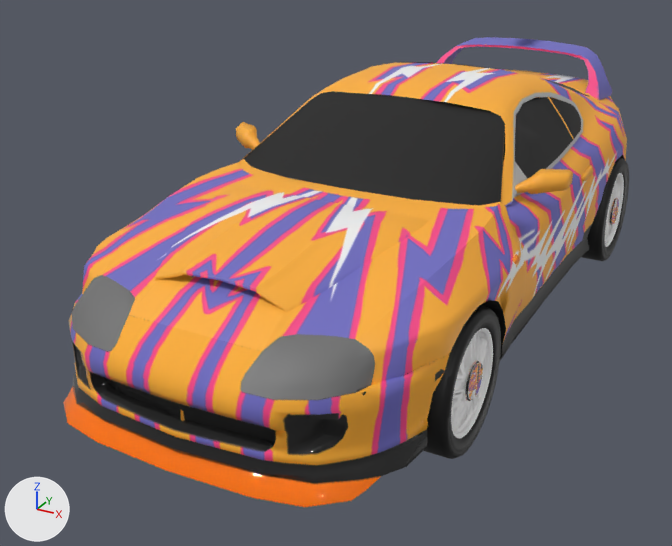
The FBX model Assets/Models/Cars/ToyotaSupra/sup_1_fixed.fbx: old version first, new version second.
Rendered twice from a camera (50 mm lens) standing at (2.21, -4.87, 2.51) and looking at (-0.25, -0.4, 0.28). The axes (+X, +Y, +Z) are drawn at lower left. The lights are the same throughout. Where no turn or scale is listed for an object, it has been applied to the vertices.

Objects in the first picture: 'Weel_hold.002', 'Weel_hold.010', 'WheelFutureLB', 'WheelFutureLF', 'WheelMagicLF', 'WheelSimple_LF', 'WheelStarRB', 'WheelV_LF', 'airtake', 'bumper_sup1:bumper.002', 'pasted__spoiler', 'pasted__sup1_base'.
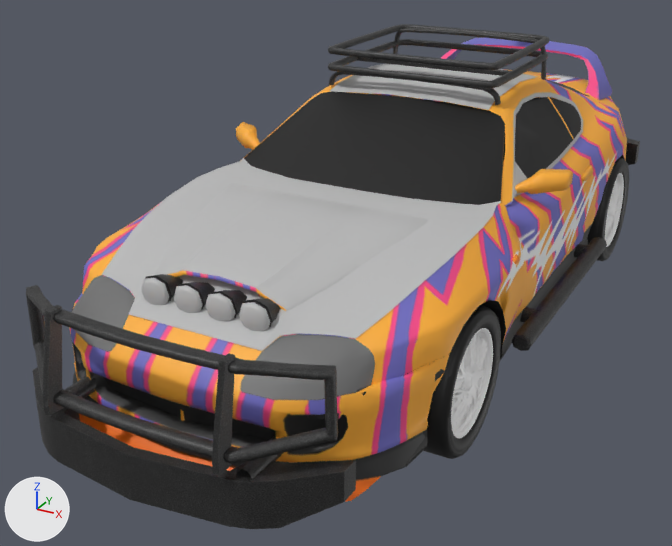
Where the change shows, as pixel boxes [x1, y1, x2, y2] in the pictures (672 x 546 px):
'airtake2', added
    after: [102, 64, 537, 351]
'bumper_sup1:bumper.002', recoloured
    both: [63, 301, 450, 507]
'bumper_lvl3', added (black)
    after: [26, 138, 640, 529]
'bumper_lvl4', added
    after: [141, 24, 607, 351]
    faces in mat_pasted__pasted__pasted__pasted__upgrade (picture img_upgrade1_upgrade_specularsmoothness_png): [145, 24, 607, 351]
    faces in mat_pasted__pasted__pasted__pasted__lambert3 (grey #bcbcbc): [141, 278, 270, 331]
'Weel_hold.002', deleted
    before: [465, 361, 483, 401]
'Weel_hold.010', deleted
    before: [610, 198, 619, 225]
'airtake', unchanged, covered by the edit
    before: [155, 184, 429, 312]
    after: [167, 270, 286, 311]

Patch to the scene script:
```diff
--- a/Assets/Models/Cars/ToyotaSupra/sup_1_fixed.fbx.py
+++ b/Assets/Models/Cars/ToyotaSupra/sup_1_fixed.fbx.py
@@ img_upgrade1_upgrade_specularsmoothness_png @@
+img_upgrade1_upgrade_specularsmoothness_png = load_image('upgrade1_upgrade_SpecularSmoothness.png', '../../Upgrade/upgrade1_upgrade_SpecularSmoothness.png', 1024, 1024, 'sRGB')
@@ mat_pasted__pasted__pasted__pasted__upgrade @@
+mat_pasted__pasted__pasted__pasted__upgrade = principled_material('pasted__pasted__pasted__pasted__upgrade')
+mat_pasted__pasted__pasted__pasted__upgrade.texture = img_upgrade1_upgrade_specularsmoothness_png
@@ mat_pasted__pasted__pasted__pasted__lambert3 @@
+mat_pasted__pasted__pasted__pasted__lambert3 = principled_material('pasted__pasted__pasted__pasted__lambert3')
+mat_pasted__pasted__pasted__pasted__lambert3.base_color = (0.5, 0.5, 0.5)  # grey #bcbcbc
@@ mat_carbon_toyota @@
+mat_carbon_toyota = principled_material('carbon_toyota')
+mat_carbon_toyota.base_color = (0.5, 0.5, 0.5)  # grey #bcbcbc
@@ me_mesh_043 @@
 me_mesh_043.from_pydata(...)  # 334 vertices, 274 faces; spans x -0.95..0.95, y -0.37..0.37, z -0.28..0.28
-me_mesh_043.materials.append(mat_bumper_sup1_bumper_002sg1)  # picture img_lighting_supra_albedotransparency_png_001
+me_mesh_043.materials.append(mat_toyota_base_002)  # picture img_lighting_supra_albedotransparency_png
@@ me_mesh_038_1 @@
+me_mesh_038_1.from_pydata(...)  # 1236 vertices, 1154 faces; spans x -1.06..1.06, y -1.5..1.57, z -0.7..0.59
+# faces by material slot: [1106, 48]
+me_mesh_038_1.materials.append(mat_pasted__pasted__pasted__pasted__upgrade)  # picture img_upgrade1_upgrade_specularsmoothness_png
+me_mesh_038_1.materials.append(mat_pasted__pasted__pasted__pasted__lambert3)  # grey #bcbcbc
@@ me_mesh_001_1 @@
+me_mesh_001_1.from_pydata(...)  # 240 vertices, 199 faces; spans x -0.82..0.82, y -1.49..1.49, z -0.32..0.32
+me_mesh_001_1.materials.append(mat_carbon_toyota)  # grey #bcbcbc
@@ me_mesh_039_1 @@
+me_mesh_039_1.from_pydata(...)  # 556 vertices, 516 faces; spans x -0.9..0.9, y -2.51..2.57, z -0.24..0.46
+me_mesh_039_1.materials.append(mat_pasted__pasted__pasted__pasted__upgrade)  # picture img_upgrade1_upgrade_specularsmoothness_png
@@ ob_weel_hold_010 @@
-ob_weel_hold_010 = bpy.data.objects.new('Weel_hold.010', me_mesh_001)
-ob_weel_hold_010.location = (0.825, 1.326, 0.337)
@@ ob_weel_hold_002 @@
-ob_weel_hold_002 = bpy.data.objects.new('Weel_hold.002', me_mesh)
-ob_weel_hold_002.location = (0.825, -1.319, 0.353)
@@ ob_bumper_lvl4 @@
+ob_bumper_lvl4 = bpy.data.objects.new('bumper_lvl4', me_mesh_038_1)
+ob_bumper_lvl4.location = (0.0, -0.541, 0.936)
@@ ob_airtake2 @@
+ob_airtake2 = bpy.data.objects.new('airtake2', me_mesh_001_1)
+ob_airtake2.location = (0.008, -0.624, 1.04)
@@ ob_bumper_lvl3 @@
+ob_bumper_lvl3 = bpy.data.objects.new('bumper_lvl3', me_mesh_039_1)
+ob_bumper_lvl3.location = (0.0, -0.059, 0.412)
```
